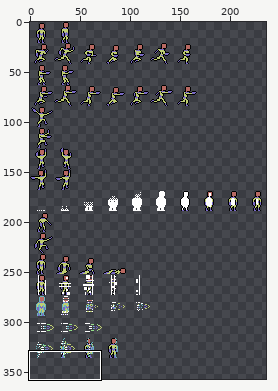
A sprite sheet gets an edit: assets/graphics/proto/Proto.png. The picture above shows the old version from afar; the outline marks the close-up.
Close-up. First the earlier version:
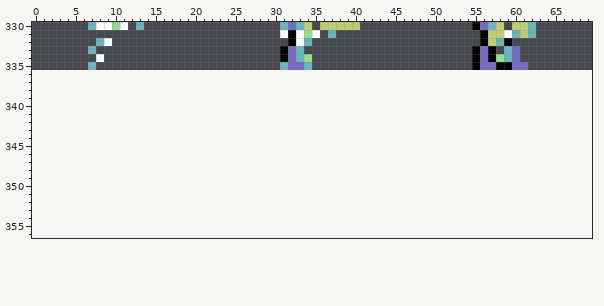
The file is 240x336 pixels. Shown: x 0..69, y 330..356. The old version is drawn lined up with the new one, on the new canvas. The wide view leaves out empty margins.
New version:
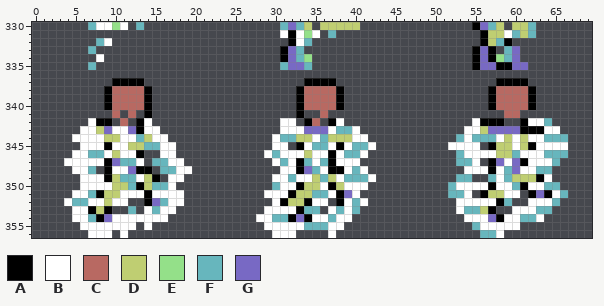
Palette (. is transparent): A #000000  B #ffffff  C #b86962  D #bfce72  E #94e089  F #67b6bd  G #7869c4
What changed:
canvas 240x336 -> 240x357
y 337: x 10..13 .... -> AAAA; x 34..37 .... -> AAAA; x 58..61 .... -> AAAA
y 338..340: x 9..14 ...... -> ACCCCA; x 33..38 ...... -> ACCCCA; x 57..62 ...... -> ACCCCA
y 341: x 10 . -> C; x 12 . -> C; x 14 . -> A; x 33 . -> A; x 36 . -> C; x 59..60 .. -> CC
y 342: x 7..9 ... -> BAA; x 11 . -> C; x 13..14 .. -> AB; x 31..32 .. -> BB; x 34..35 .. -> AC; x 37..38 .. -> AB; x 55..58 .... -> BAAA; x 61..64 .... -> ABBF
y 343: x 6..15 .......... -> BBDGBBGABB; x 31..40 .......... -> BBBGGGBFFB; x 54..65 ............ -> BBDGGGGAAABB
y 344: x 5..16 ............ -> BBBBDDBBFDBB; x 30..41 ............ -> BFFDDBFDDDBB; x 53..66 .............. -> FBFFFBDBDBBFFF
y 345: x 6..17 ............ -> BBBABBDDFFBB; x 30..31 .. -> BB; x 33..42 .......... -> ABFFBABFFB; x 52..55 .... -> BBBB; x 57..66 .......... -> ADDBDABBBB
y 346: x 5..13 ......... -> BBFFBDBBA; x 16..17 .. -> BB; x 29..41 ............. -> BFBBBDBBABFFB; x 53..66 .............. -> FBBBBDDFBBBFFF
y 347: x 4..13 .......... -> BBBBBAGFFB; x 15..18 .... -> FFBB; x 30..40 ........... -> BFBAFBFABBB; x 53..55 ... -> FFB; x 57..65 ......... -> AGBGABBBF
y 348: x 5..7 ... -> BBF; x 9..14 ...... -> ABBGAA; x 16..19 .... -> FFBB; x 31..41 ........... -> BBAGFBAABFB; x 54..64 ........... -> BBBABFGBBFF
y 349: x 6..15 .......... -> BBBADFFBDA; x 17..18 .. -> BB; x 30..42 ............. -> BBFBBDFDBFFFB; x 53..54 .. -> FF; x 57..64 ........ -> FBFDDDAB
y 350: x 6..17 ............ -> BBBBDDFADFFB; x 30..41 ............ -> FBBADDBADBBB; x 52..65 .............. -> FBBBBABBFABBFF
y 351: x 5..18 .............. -> BBFADDBBBABBBB; x 29..40 ............ -> BBBADDFFBAGB; x 52..54 ... -> FFB; x 56..60 ..... -> ADDBB; x 62..66 ..... -> AGABF
y 352: x 4..11 ........ -> BFFBBDBB; x 14..18 ..... -> AGFBB; x 30..36 ....... -> BADDABB; x 38..41 .... -> ABFB; x 53..59 ....... -> BBBBBAF; x 62..65 .... -> BBBF
y 353: x 5..9 ..... -> BBADA; x 12 . -> F; x 14..17 .... -> BFBB; x 29..35 ....... -> BBBBAFF; x 37..40 .... -> BFBF; x 53..57 ..... -> BFFDA; x 60..64 ..... -> BBBFF
y 354: x 5..16 ............ -> BBFAGBBBBBBB; x 28..39 ............ -> BBFFAGABBFBB; x 54..63 .......... -> BBBGABBFFB
y 355: x 6..12 ....... -> BBBBBBB; x 14 . -> B; x 29..38 .......... -> BBBBBFFFBB; x 55..60 ...... -> FBBBBB
y 356: x 7..9 ... -> BBB; x 11 . -> B; x 30..32 ... -> BBB; x 37 . -> B; x 56..58 ... -> FFB
Where, in picture pixels (left, top, right, bottom), the same in both close-ups:
added: (64, 78, 192, 238)
added: (256, 78, 376, 238)
added: (448, 78, 568, 238)
